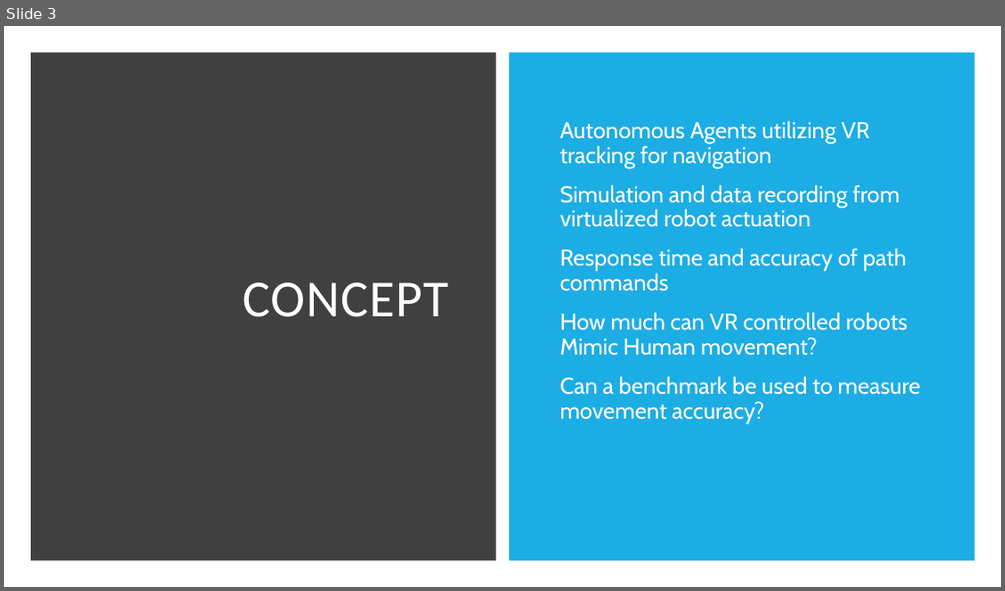
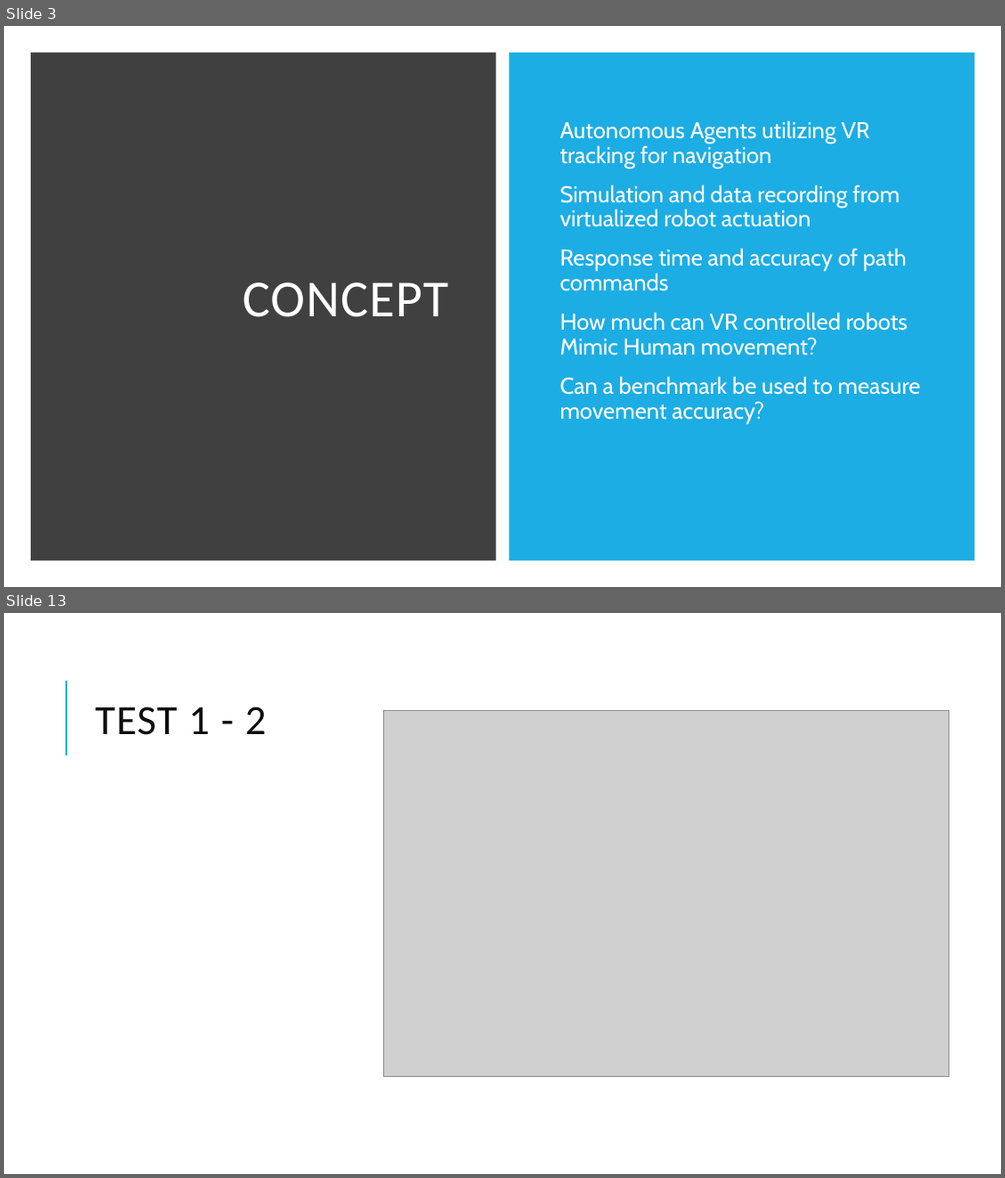
Before and after one commit to RubenTipparach/Mimicvr, a slide deck: Report/Mimic vr.pptx. Shown one above the other, each under a label of ours: slide 3 before the commit, slides 3 and 13 after it; the slides between them are not shown. The pictures are 1005x591 and 1005x1178 pixels, drawn with LibreOffice and Linux fonts; fonts in the diff are those of the drawing; grey boxes stand for pictures. Boxes give left, top, right and bottom in pixels: in the first picture for what was removed or moved away, otherwise in the second. Text is boxed around its words. In the diff, an @@ line names an element or a change of style, - is before the commit and + after.

```diff
--- a/Report/Mimic vr.pptx
+++ b/Report/Mimic vr.pptx
@@ slide 13 added at [4, 613, 1001, 1174], background #FFFFFF @@
@@ line added from (66, 755) to (66, 681), #1CADE4 1.5 pt @@
@@ title added at [95, 706, 267, 735], 40 pt, text #0D0D0D @@
+TEST 1 - 2
@@ picture added at [384, 710, 949, 1076] @@
```
Also in this commit, not shown: 14 other slides added, 1 slide removed.
